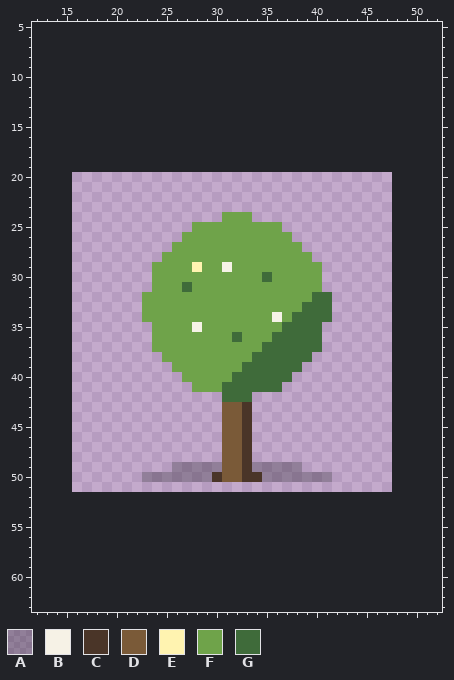
Pixel-art file -- game/pixel-plants/shen-shan-han-xiao.aseprite. The picture above is the old version.
32x32 pixels, 1 frame. Shown: x 12..52, y 5..63. The old version is drawn lined up with the new one, on the new canvas.
Visible layers, top first: "glint", "core", "bloom-shade", "bloom", "leaf", "stem", "shadow" opacity 30%.
Palette (. is transparent): A #1a1a204c  B #f6f2e6  C #4a3528  D #7a5a38  E #fff3b0  F #6fa34a  G #3f6b3a
Pixels before (only the part around the change), first column x 12:
 5 .........................................
 6 .........................................
 7 .........................................
 8 .........................................
 9 .........................................
10 .........................................
11 .........................................
12 .........................................
13 .........................................
14 .........................................
15 .........................................
16 .........................................
17 .........................................
18 .........................................
19 .........................................
20 .........................................
21 .........................................
22 .........................................
23 .........................................
24 ...................FFF...................
25 ................FFFFFFFFF................
26 ...............FFFFFFFFFFF...............
27 ..............FFFFFFFFFFFFF..............
28 .............FFFFFFFFFFFFFFF.............
29 ............FFFFEFFBFFFFFFFFF............
30 ............FFFFFFFFFFFGFFFFF............
31 ............FFFGFFFFFFFFFFFFF............
32 ...........FFFFFFFFFFFFFFFFFGG...........
33 ...........FFFFFFFFFFFFFFFFGGG...........
34 ...........FFFFFFFFFFFFFBFGGGG...........
35 ............FFFFBFFFFFFFFGGGG............
36 ............FFFFFFFFGFFFGGGGG............
37 ............FFFFFFFFFFFGGGGGG............
38 .............FFFFFFFFFGGGGGG.............
39 ..............FFFFFFFGGGGGG..............
40 ...............FFFFFGGGGGG...............
41 ................FFFGGGGGG................
42 ...................GGG...................
43 ...................DDC...................
44 ...................DDC...................
45 ...................DDC...................
46 ...................DDC...................
47 ...................DDC...................
48 ...................DDC...................
49 ..............AAAAADDCAAAAA..............
50 ...........AAAAAAACDDCCAAAAAAA...........
51 .........................................
52 .........................................
53 .........................................
54 .........................................
55 .........................................
56 .........................................
57 .........................................
58 .........................................
59 .........................................
60 .........................................
61 .........................................
62 .........................................
63 .........................................
And afterwards:
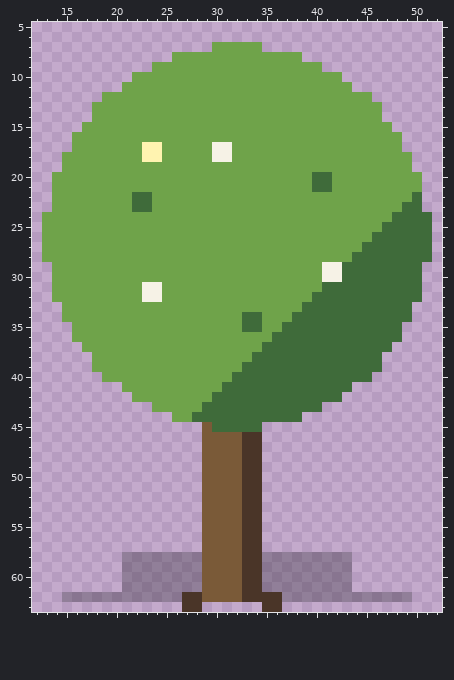
The exact change:
canvas 32x32 -> 64x64, the old top-left corner now at 16,20
y 7: x 30..34 ..... -> FFFFF
y 8: x 26..38 ............. -> FFFFFFFFFFFFF
y 9: x 24..40 ................. -> FFFFFFFFFFFFFFFFF
y 10: x 22..42 ..................... -> FFFFFFFFFFFFFFFFFFFFF
y 11: x 21..43 ....................... -> FFFFFFFFFFFFFFFFFFFFFFF
y 12: x 19..45 ........................... -> FFFFFFFFFFFFFFFFFFFFFFFFFFF
y 13..14: x 18..46 ............................. -> FFFFFFFFFFFFFFFFFFFFFFFFFFFFF
y 15: x 17..47 ............................... -> FFFFFFFFFFFFFFFFFFFFFFFFFFFFFFF
y 16: x 16..48 ................................. -> FFFFFFFFFFFFFFFFFFFFFFFFFFFFFFFFF
y 17: x 16..48 ................................. -> FFFFFFFEEFFFFFBBFFFFFFFFFFFFFFFFF
y 18: x 15..49 ................................... -> FFFFFFFFEEFFFFFBBFFFFFFFFFFFFFFFFFF
y 19: x 15..49 ................................... -> FFFFFFFFFFFFFFFFFFFFFFFFFFFFFFFFFFF
y 20..21: x 14..50 ..................................... -> FFFFFFFFFFFFFFFFFFFFFFFFFFGGFFFFFFFFF
y 22: x 14..50 ..................................... -> FFFFFFFFGGFFFFFFFFFFFFFFFFFFFFFFFFFFG
y 23: x 14..50 ..................................... -> FFFFFFFFGGFFFFFFFFFFFFFFFFFFFFFFFFFGG
y 24: x 13..30 .................. -> FFFFFFFFFFFFFFFFFF; x 34..51 .................. -> FFFFFFFFFFFFFFGGGG
y 25: x 13..27 ............... -> FFFFFFFFFFFFFFF; x 37..51 ............... -> FFFFFFFFFFGGGGG
y 26: x 13..26 .............. -> FFFFFFFFFFFFFF; x 38..51 .............. -> FFFFFFFFGGGGGG
y 27: x 13..25 ............. -> FFFFFFFFFFFFF; x 39..51 ............. -> FFFFFFGGGGGGG
y 28: x 13..24 ............ -> FFFFFFFFFFFF; x 40..51 ............ -> FFFFGGGGGGGG
y 29: x 14..23 .......... -> FFFFFFFFFF; x 28 E -> F; x 31 B -> F; x 41..50 .......... -> BBGGGGGGGG
y 30: x 14..23 .......... -> FFFFFFFFFF; x 35 G -> F; x 41..50 .......... -> BBGGGGGGGG
y 31: x 14..24 ..........F -> FFFFFFFFFBB; x 27 G -> F; x 41..50 .......... -> GGGGGGGGGG
y 32: x 14..24 .........FF -> FFFFFFFFFBB; x 42..50 ......... -> GGGGGGGGG
y 33: x 15..22 ........ -> FFFFFFFF; x 42..49 ........ -> GGGGGGGG
y 34: x 15..22 ........ -> FFFFFFFF; x 33..34 FF -> GG; x 36 B -> F; x 42..49 ........ -> GGGGGGGG
y 35: x 16..23 ........ -> FFFFFFFF; x 28 B -> F; x 33..34 FF -> GG; x 41..48 ........ -> GGGGGGGG
y 36: x 16..23 ........ -> FFFFFFFF; x 32 G -> F; x 41..48 ........ -> GGGGGGGG
y 37: x 17..23 ....... -> FFFFFFF; x 41..47 ....... -> GGGGGGG
y 38: x 18..24 ....... -> FFFFFFF; x 40..46 ....... -> GGGGGGG
y 39: x 18..25 ........ -> FFFFFFFF; x 39..46 ........ -> GGGGGGGG
y 40: x 19..26 ........ -> FFFFFFFF; x 38..45 ........ -> GGGGGGGG
y 41: x 21..27 ....... -> FFFFFFF; x 37..43 ....... -> GGGGGGG
y 42: x 22..30 ......... -> FFFFFFFFG; x 34..42 ......... -> GGGGGGGGG
y 43: x 24..40 .......DDC....... -> FFFFFGGGGGGGGGGGG
y 44: x 26..38 .....DDC..... -> FFGGGGGGGGGGG
y 45: x 29..34 ..DDC. -> DGGGGG
y 46..48: x 29..30 .. -> DD; x 34 . -> C
y 49: x 26..30 AAAAA -> ...DD; x 34..38 AAAAA -> C....
y 50: x 23..30 AAAAAAAC -> ......DD; x 35..41 AAAAAAA -> .......
y 51..57: x 29..34 ...... -> DDDDCC
y 58..61: x 21..43 ....................... -> AAAAAAAADDDDCCAAAAAAAAA
y 62: x 15..49 ................................... -> AAAAAAAAAAAACCDDDDCCCCAAAAAAAAAAAAA
y 63: x 27..28 .. -> CC; x 35..36 .. -> CC
